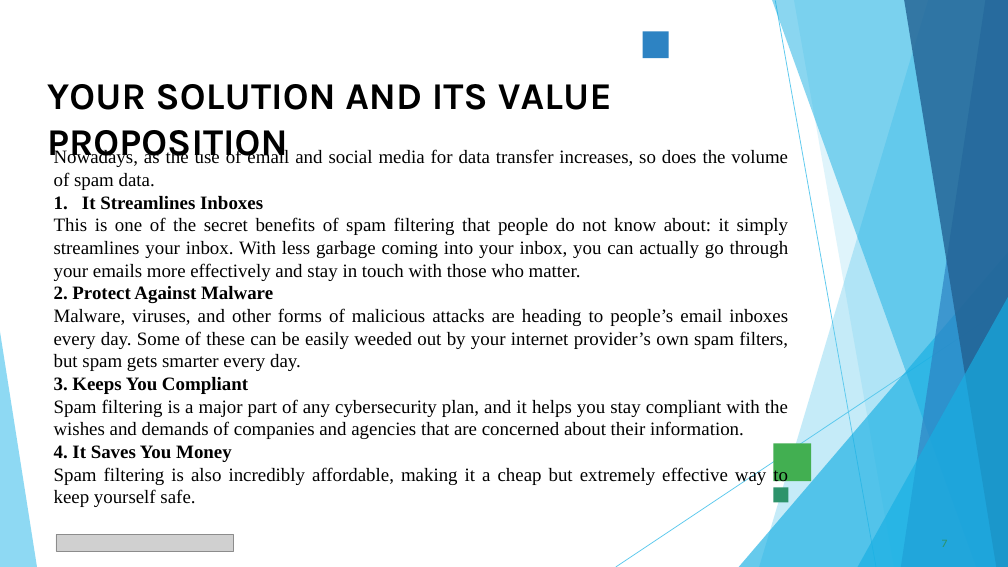
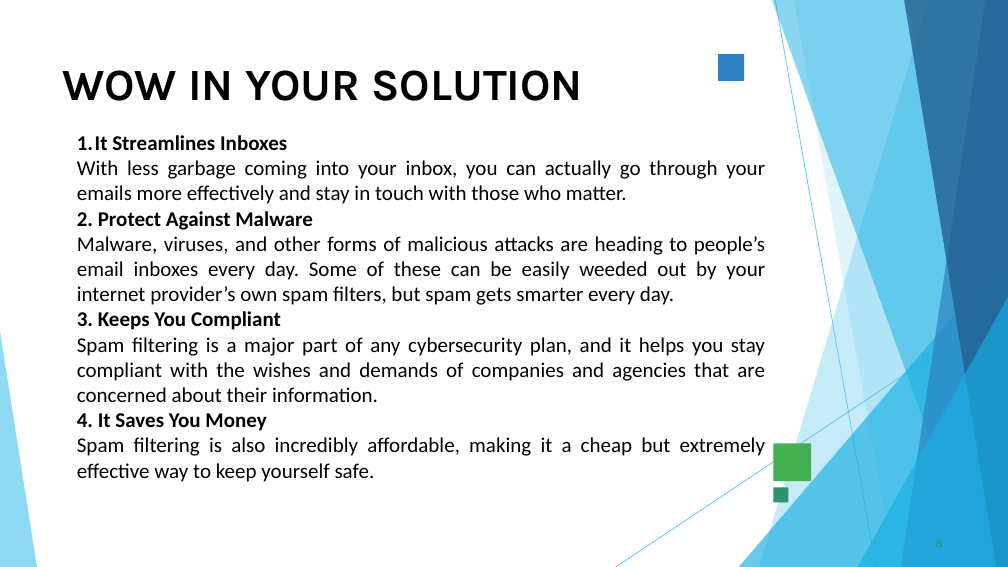
Before and after one commit to Rishika-1202/TNSDC_Generative-AI, a slide deck: slide 8 of SPAM_CLASSIFIER.pptx (slide 7 before the commit). Drawn at 1008x567 pixels with LibreOffice and Linux fonts; fonts in the diff are those of the drawing; grey boxes stand for pictures. Boxes give left, top, right and bottom in pixels: in the first picture for what was removed or moved away, otherwise in the second. Text is boxed around its words. In the diff, an @@ line names an element or a change of style, - is before the commit and + after.

```diff
--- a/SPAM_CLASSIFIER.pptx
+++ b/SPAM_CLASSIFIER.pptx
@@ freeform shape: place and size @@
-freeform shape at [643,32,668,58]
+freeform shape at [718,54,744,81]
@@ title removed at [47,84,612,164] @@
-YOUR SOLUTION AND ITS VALUE PROPOSITION
@@ title added at [62,70,583,101], 42.5 pt, text #000000, bold @@
+WOW IN YOUR SOLUTION
@@ text at [54,149,788,190]: paragraph removed @@
-Nowadays, as the use of email and social media for data transfer increases, so does the volume of spam data.
@@ text "It Streamlines Inboxes": place and size @@
-text "It Streamlines Inboxes" at [54,149,789,507]
+text "It Streamlines Inboxes" at [77,135,765,482]
@@ text at [77,135,765,482]: size 18 to 20 pt, font Times New Roman to Calibri in "It Streamlines Inboxes", "2. Protect Against Malware", "Malware, viruses, and other forms of malicious ...", "3. Keeps You Compliant" and 3 more places; indent changed @@
@@ text at [77,160,765,204]: text changed; size 18 to 20 pt; font Times New Roman to Calibri @@
-This is one of the secret benefits of spam filtering that people do not know about: it simply streamlines your inbox. With less garbage coming into your inbox, you can actually go through your emails more effectively and stay in touch with those who matter.
+With less garbage coming into your inbox, you can actually go through your emails more effectively and stay in touch with those who matter.
@@ freeform shape at [739,252,1008,567]: fill #17AFE3 at 66% opacity to #17AFE3 at 65% opacity @@
@@ freeform shape at [858,297,1008,567]: fill #17AFE3 at 66% opacity to #17AFE3 at 65% opacity @@
@@ picture removed at [56,535,233,551] @@
```
Also in this commit, not shown: 6 other slides changed, 5 slides added, 3 slides removed.
